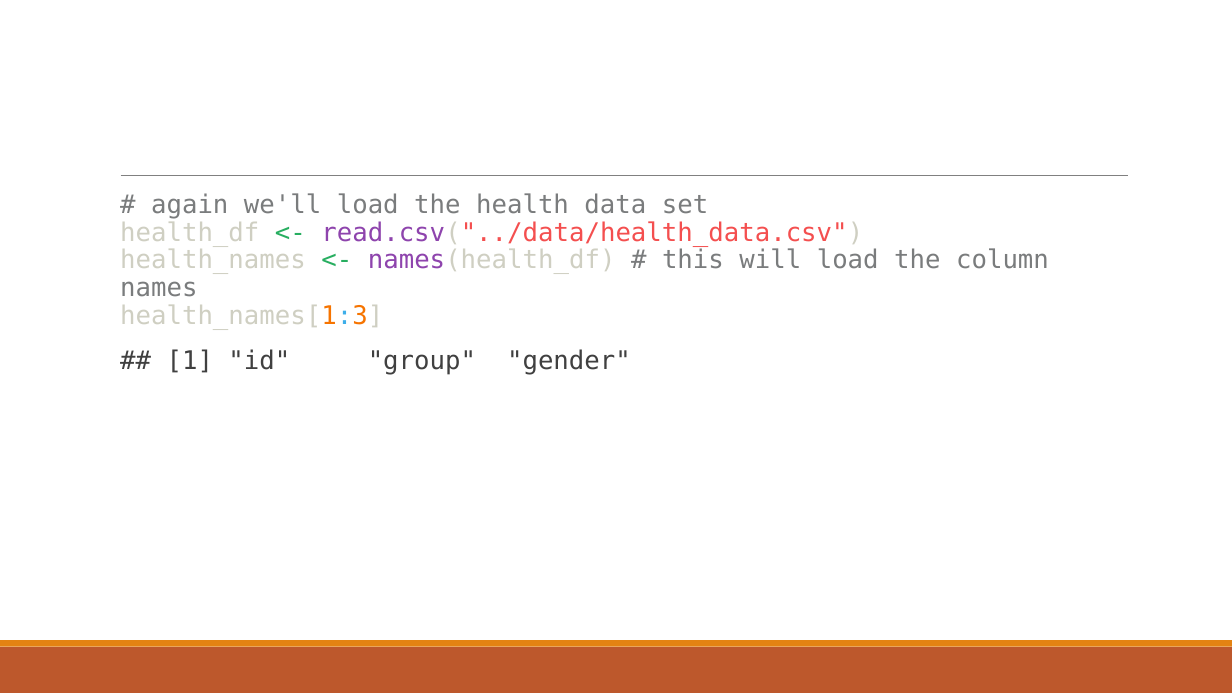
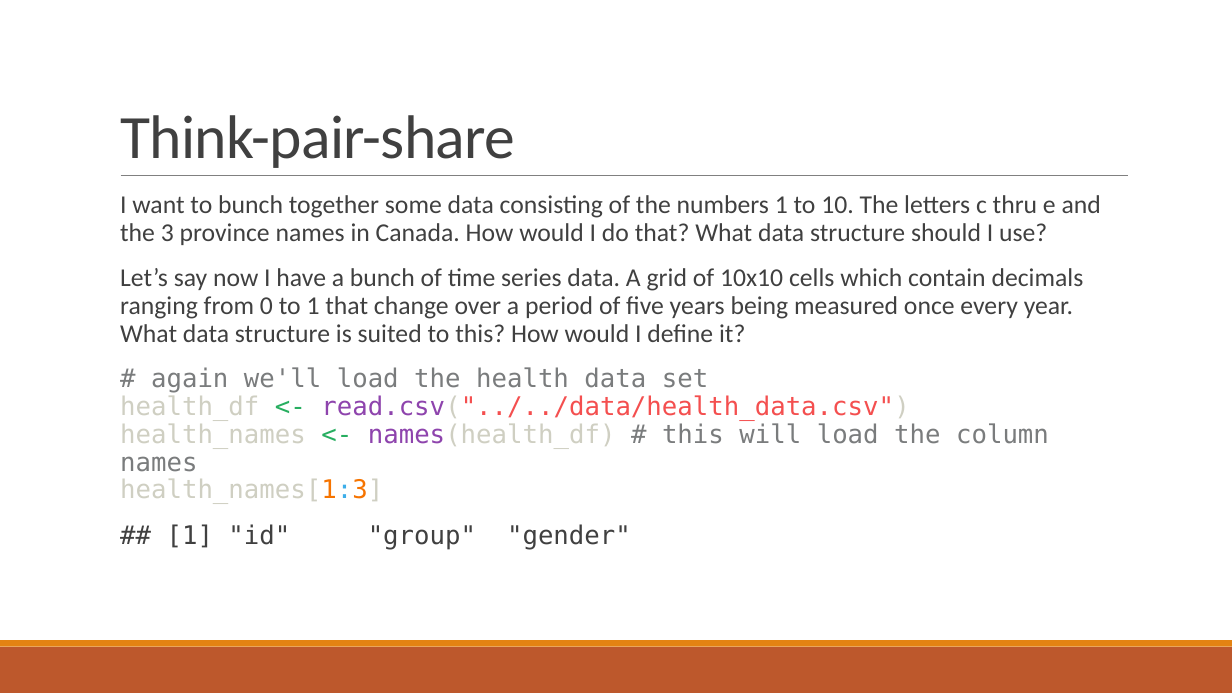
Before and after one commit to csc-ubc-okanagan/workshops, a slide deck: slide 51 of guides/Additional-talks/fundamental-concepts-with-RStudio-90-mins.pptx (slide 28 before the commit). Drawn at 1232x693 pixels with LibreOffice and Linux fonts; fonts in the diff are those of the drawing. Boxes give left, top, right and bottom in pixels: in the first picture for what was removed or moved away, otherwise in the second. Text is boxed around its words. In the diff, an @@ line names an element or a change of style, - is before the commit and + after.

```diff
--- a/guides/Additional-talks/fundamental-concepts-with-RStudio-90-mins.pptx
+++ b/guides/Additional-talks/fundamental-concepts-with-RStudio-90-mins.pptx
@@ title added at <box>120,115,515,168</box>, 48 pt, text #404040 @@
+Think-pair-share
@@ text at <box>120,195,1101,504</box>: text changed; font DejaVu Sans Mono to Calibri; text colour #7A7C7D to #404040 @@
-# again we'll load the health data set
-health_df <- read.csv("../data/health_data.csv")
-health_names <- names(health_df) # this will load the column names
-health_names[1:3]
+  I want to bunch together some data consisting of the numbers 1 to 10. The letters c thru e and the 3 province names in Canada. How would I do that? What data structure should I use?
+  Let’s say now I have a bunch of time series data. A grid of 10x10 cells which contain decimals ranging from 0 to 1 that change over a period of five years being measured once every year. What data structure is suited to this? How would I define it?
+# again we'll load the health data set
+health_df <- read.csv("../../data/health_data.csv")
+health_names <- names(health_df) # this will load the column names
+health_names[1:3]
```
Also in this commit, not shown: 8 other slides changed, 30 slides added, 1 slide removed, 2 other files.
